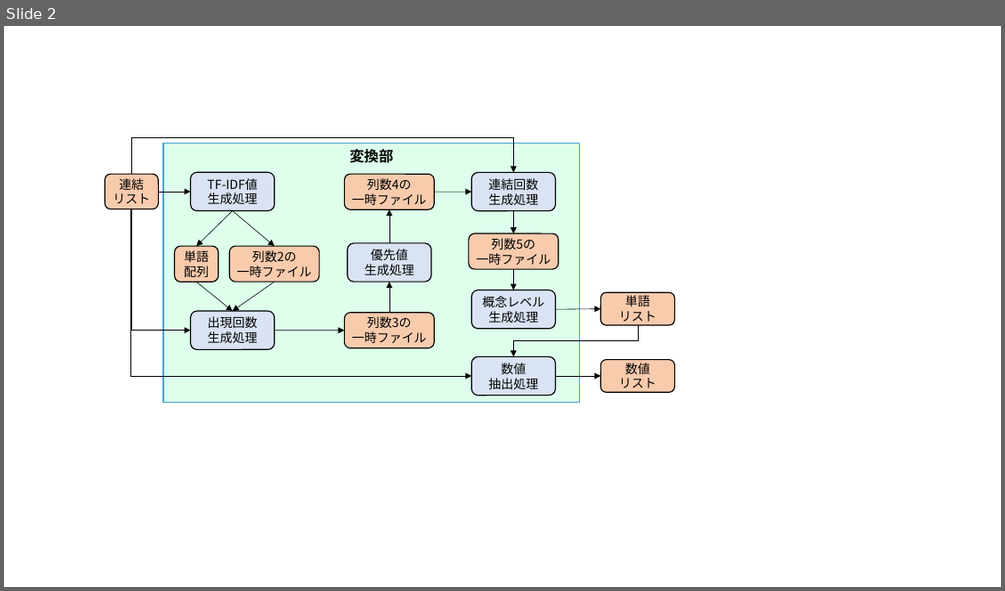
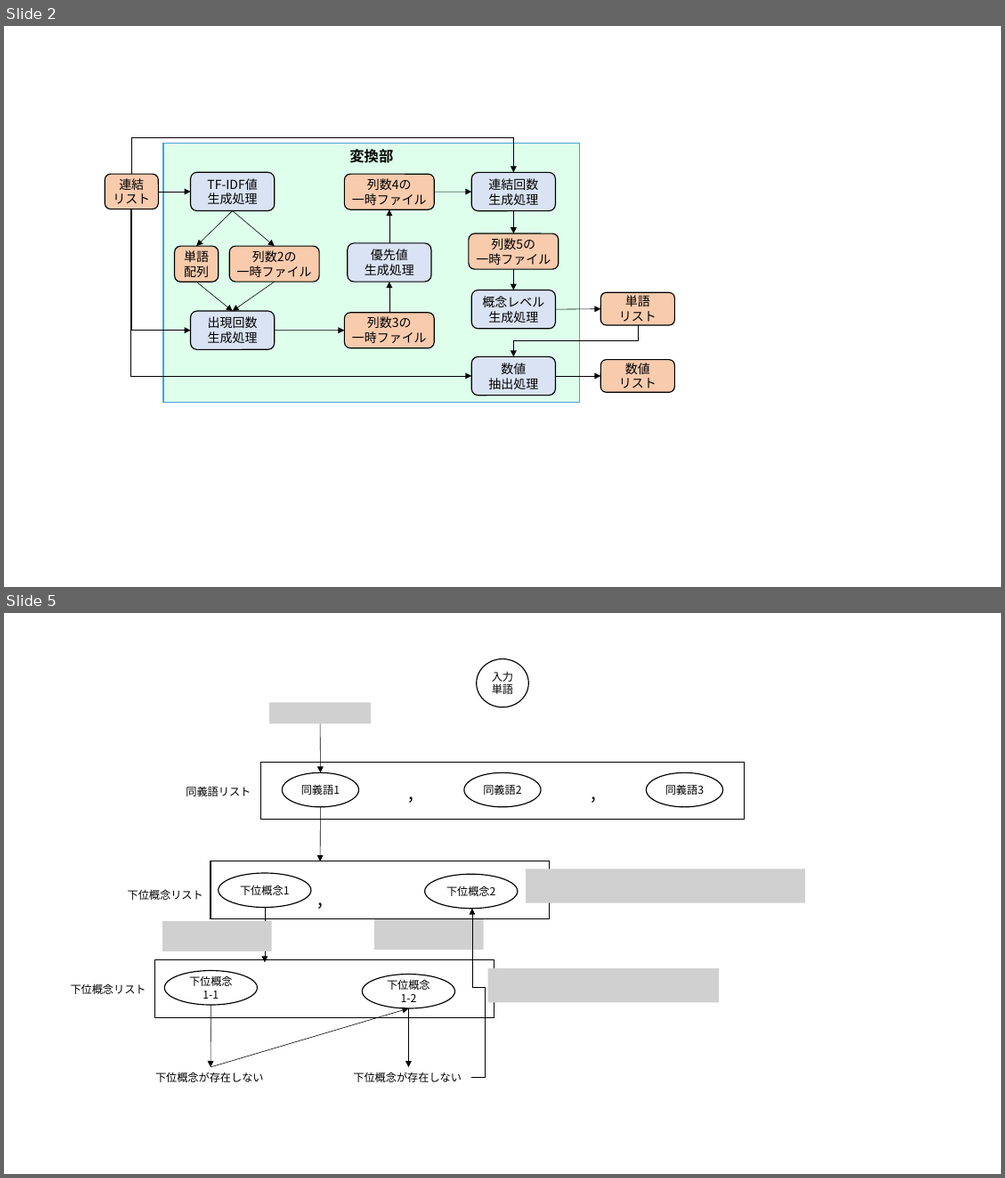
Before and after one commit to sugaken0528/masterPaper, a slide deck: image/sozai.pptx. Shown one above the other, each under a label of ours: slide 2 before the commit, slides 2 and 5 after it; the slides between them are not shown. The pictures are 1005x591 and 1005x1178 pixels, drawn with LibreOffice and Linux fonts; fonts in the diff are those of the drawing; grey boxes stand for pictures. Boxes give left, top, right and bottom in pixels: in the first picture for what was removed or moved away, otherwise in the second. Text is boxed around its words. In the diff, an @@ line names an element or a change of style, - is before the commit and + after.

Commit message:
概念レベル算出処理の説明を追加

```diff
--- a/image/sozai.pptx
+++ b/image/sozai.pptx
@@ slide 5 added at (4, 613, 1001, 1174), background #FFFFFF @@
@@ ellipse added at (477, 658, 529, 707), fill #FFFFFF, outline #000000 1 pt, 10.5 pt, text #000000 @@
+入力単語
@@ picture added at (269, 703, 371, 724) @@
@@ arrow added from (320, 723) to (320, 773), #000000 0.5 pt @@
@@ rectangle added at (261, 762, 744, 819), outline #000000 1 pt @@
@@ text added at (186, 787, 251, 796), 10.5 pt, text #000000 @@
+同義語リスト
@@ ellipse added at (283, 773, 359, 807), fill #FFFFFF, outline #000000 1 pt, 10.5 pt, text #000000 @@
+同義語1
@@ text added at (402, 777, 422, 807), 18 pt, text #000000 @@
+,
@@ ellipse added at (464, 773, 541, 807), fill #FFFFFF, outline #000000 1 pt, 10.5 pt, text #000000 @@
+同義語2
@@ text added at (583, 777, 604, 807), 18 pt, text #000000 @@
+,
@@ ellipse added at (647, 773, 723, 807), fill #FFFFFF, outline #000000 1 pt, 10.5 pt, text #000000 @@
+同義語3
@@ arrow added from (320, 807) to (320, 861), #000000 0.5 pt @@
@@ rectangle added at (210, 861, 550, 919), outline #000000 1 pt @@
@@ ellipse added at (218, 873, 311, 908), fill #FFFFFF, outline #000000 1 pt, 10.5 pt, text #000000 @@
+下位概念1
@@ ellipse added at (425, 874, 518, 908), fill #FFFFFF, outline #000000 1 pt, 10.5 pt, text #000000 @@
+下位概念2
@@ picture added at (526, 868, 806, 903) @@
@@ text added at (128, 889, 203, 900), 10.5 pt, text #000000 @@
+下位概念リスト
@@ text added at (310, 883, 330, 913), 18 pt, text #000000 @@
+,
@@ picture added at (162, 921, 272, 951) @@
@@ arrow added from (265, 908) to (265, 962), #000000 0.5 pt @@
@@ picture added at (374, 919, 484, 949) @@
@@ elbow arrow added from (471, 1078) to (472, 908), #000000 0.5 pt @@
@@ text added at (71, 983, 146, 994), 10.5 pt, text #000000 @@
+下位概念リスト
@@ rectangle added at (155, 960, 494, 1018), outline #000000 1 pt @@
@@ ellipse added at (165, 971, 258, 1005), fill #FFFFFF, outline #000000 1 pt, 10.5 pt, text #000000 @@
+下位概念1-1
@@ ellipse added at (362, 974, 455, 1008), fill #FFFFFF, outline #000000 1 pt, 10.5 pt, text #000000 @@
+下位概念1-2
@@ picture added at (488, 968, 719, 1003) @@
@@ arrow added from (211, 1005) to (210, 1067), #000000 0.5 pt @@
@@ arrow added from (210, 1067) to (409, 1008), #000000 0.5 pt @@
@@ arrow added from (409, 1008) to (409, 1067), #000000 0.5 pt @@
@@ text added at (155, 1071, 264, 1082), 10.5 pt, text #000000 @@
+下位概念が存在しない
@@ text added at (353, 1071, 461, 1082), 10.5 pt, text #000000 @@
+下位概念が存在しない
```
Also in this commit, not shown: 1 slide changed, 2 other slides added, 2 other files.
